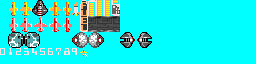
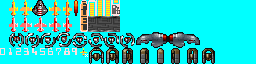
Before/after of a w=256, h=64 layered artwork. What changed in the layer stack:
painted on "Foreground" over [8, 0, 215, 64]
